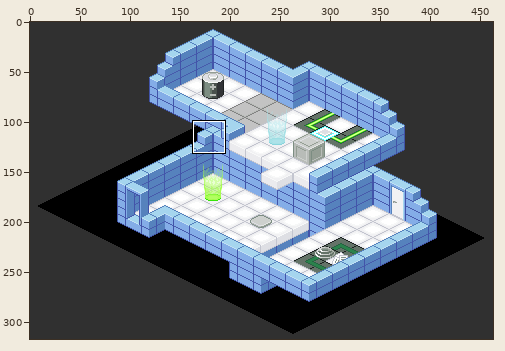
A sprite sheet gets an edit: trunk/images/levelshots/14-0.png. The first picture is a wide view before the edit; the outline marks the close-up.
Close-up. First the earlier version:
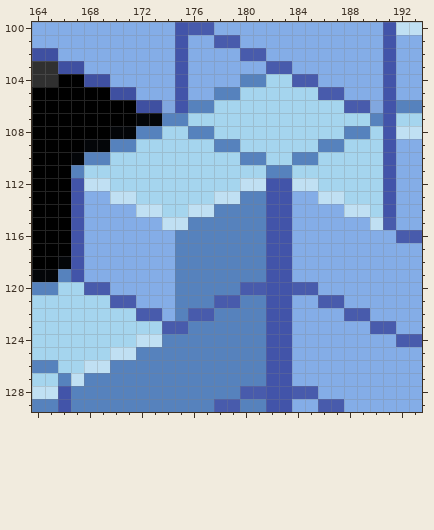
The file is 463x317 pixels. Colours within 5 levels of each other are drawn and written as one. Shown: x 164..193, y 100..129.
The result:
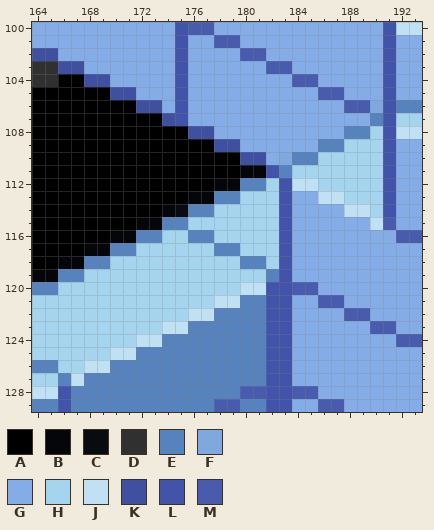
Palette (. is transparent): A #000000  B #040609  C #080c11  D #303030  E #5682bd  F #81a7df  G #84ade7  H #a5d5ee  J #c0e0f3  K #3f50a1  L #4254a9  M #485bac
Diff:
Colour B becomes colour A in row 107 at x 172 to 173; in row 108 at x 170 to 171; in row 109 at x 168 to 169; in row 110 at x 167.
Colour E becomes colour A in row 108 at x 172 to 173; in row 109 at x 170 to 171; in row 110 at x 168 to 169; in row 111 at x 167.
Colour G becomes colour A in row 113 at x 168 to 169; in rows 114 to 115 at x 168 to 171; in row 116 at x 168 to 169.
Colour H becomes colour A in row 108 at x 174 to 175; in row 109 at x 172 to 177; in row 110 at x 170 to 179; in row 111 at x 168 to 179; in row 112 at x 170 to 177; in row 113 at x 172 to 175.
Colour J becomes colour A in row 112 at x 168 to 169; in row 113 at x 170 to 171; in row 114 at x 172 to 173.
Colour L becomes colour A in rows 112 to 117 at x 167.
Colour G becomes colour B in row 115 at x 172 to 173; in row 116 at x 170 to 171; in row 117 at x 168 to 169.
Colour H becomes colour B in row 111 at x 180 to 181; in row 112 at x 178 to 179; in row 113 at x 176 to 177; in row 114 at x 174.
Colour L becomes colour B in row 118 at x 167.
Colour H becomes colour C in row 114 at x 175.
Colour G becomes colour E in row 116 at x 172 to 173; in row 117 at x 170 to 171; in row 118 at x 168 to 169.
Colour J becomes colour E in row 112 at x 180 to 181; in row 113 at x 178 to 179; in row 114 at x 176 to 177; in row 115 at x 174 to 175.
Colour L becomes colour E in row 119 at x 167 and 182.
Colour H becomes colour F in row 110 at x 183.
Colour E becomes colour G in row 104 at x 180 to 181; in row 105 at x 178 to 179; in row 106 at x 176 to 177.
Colour F becomes colour G in row 106 at x 174.
Colour H becomes colour G in row 104 at x 182 to 183; in row 105 at x 180 to 185; in row 106 at x 178 to 187; in row 107 at x 176 to 189; in row 108 at x 178 to 187; in row 109 at x 180 to 185.
Colour H becomes colour G in row 110 at x 182.
Colour E becomes colour H in row 113 at x 180 to 181; in row 114 at x 178 to 181; in row 115 at x 176 to 181; in row 116 at x 175 and 178 to 181; in row 117 at x 175 to 177 and 180 to 181; in row 118 at x 175 to 179.
Colour E becomes colour H in row 119 at x 175 to 181; in row 120 at x 175 to 179; in row 121 at x 175 to 177; in row 122 at x 175.
Colour G becomes colour H in row 116 at x 174; in row 117 at x 172 to 174; in row 118 at x 170 to 174; in row 119 at x 168 to 174; in row 120 at x 170 to 174; in row 121 at x 172 to 174.
Colour G becomes colour H in row 122 at x 174.
Colour L becomes colour H in rows 112 to 118 at x 182.
Colour M becomes colour H in row 120 at x 168 to 169; in row 121 at x 170 to 171; in row 122 at x 172 to 173.
Colour M becomes colour J in row 120 at x 180 to 181; in row 121 at x 178 to 179; in row 122 at x 176 to 177; in row 123 at x 174 to 175.
Colour E becomes colour K in row 107 at x 174; in row 108 at x 176 to 177; in row 109 at x 178 to 179; in row 110 at x 180 to 181.
Colour E becomes colour L in row 107 at x 175; in row 111 at x 182.
